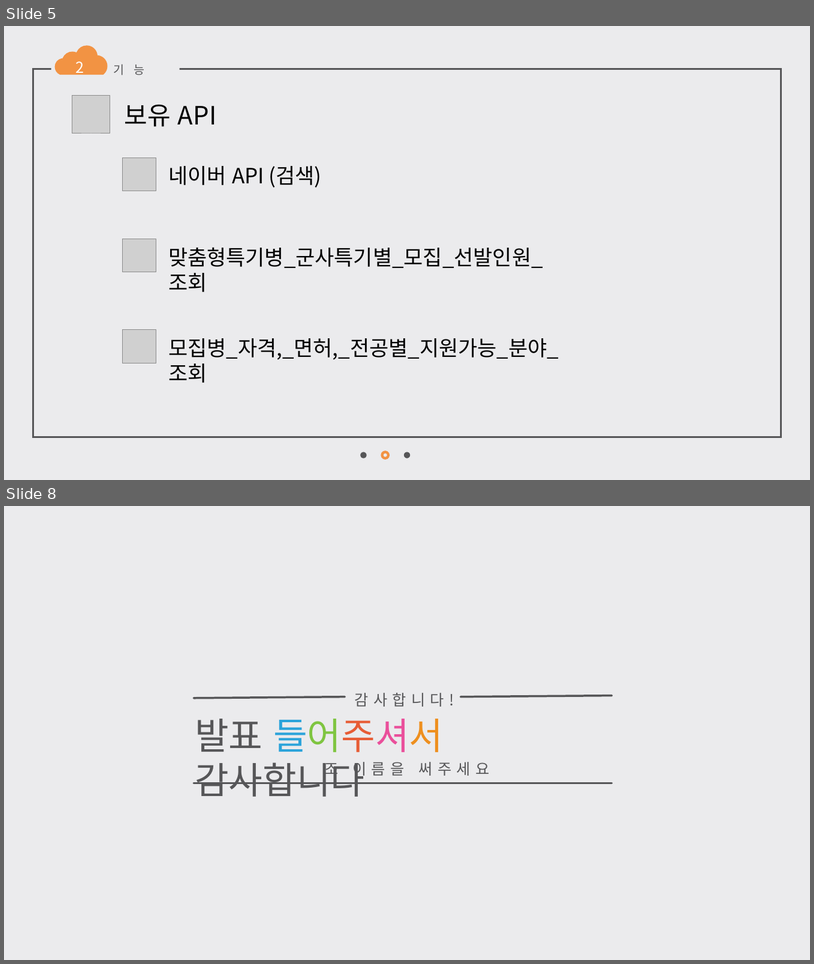
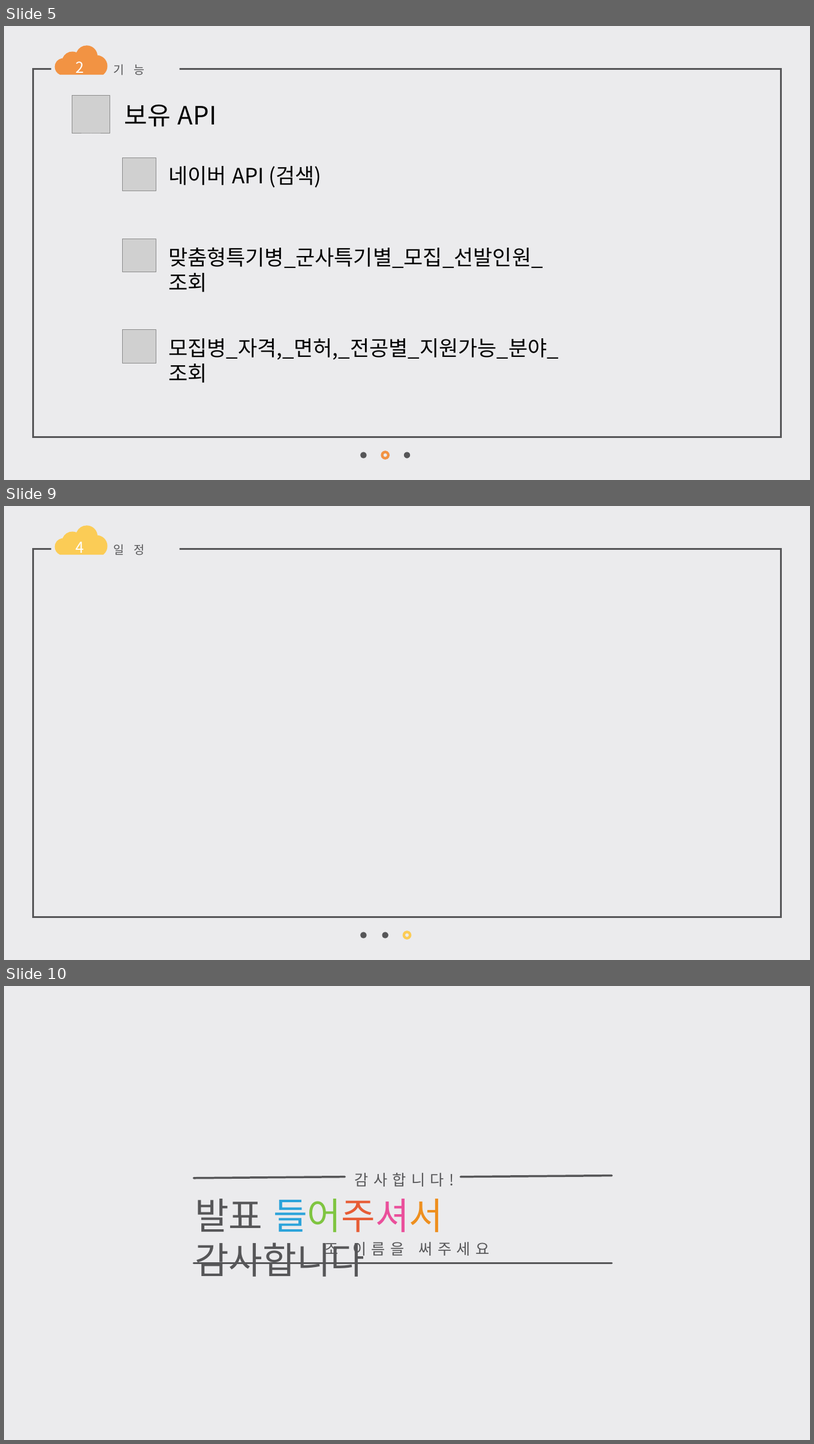
Before and after one commit to dyos1995/Script_1Home, a slide deck: 발표 자료/3차 발표/[스크립트] 2014182004 권오성 과제3.pptx. Shown one above the other, each under a label of ours: slides 5 and 8 before the commit, slides 5, 9 and 10 after it; the slides between them are not shown. The pictures are 814x964 and 814x1444 pixels, drawn with LibreOffice and Linux fonts; fonts in the diff are those of the drawing; grey boxes stand for pictures. Boxes give left, top, right and bottom in pixels: in the first picture for what was removed or moved away, otherwise in the second. Text is boxed around its words. In the diff, an @@ line names an element or a change of style, - is before the commit and + after.

```diff
--- a/발표 자료/3차 발표/[스크립트] 2014182004 권오성 과제3.pptx
+++ b/발표 자료/3차 발표/[스크립트] 2014182004 권오성 과제3.pptx
@@ slide 9 added at [4,506,810,960], background #EBEBED @@
@@ rectangle added at [51,540,179,558], fill #EBEBED @@
@@ freeform shape added at [55,525,107,555], fill #FBCC56 @@
@@ text added at [76,541,84,556], 18 pt, text #FFFFFF @@
+4
@@ rectangle added at [33,549,782,918], outline #565658 2 pt @@
@@ text added at [113,544,145,555], 14 pt, text #565658 @@
+일 정
@@ ellipse added at [360,932,366,938], fill #565658 @@
@@ ellipse added at [382,932,388,938], fill #565658 @@
@@ ellipse added at [404,932,410,938], outline #FBCC56 3 pt @@
@@ what was slide 8 is now slide 10 @@
```
Also in this commit, not shown: 3 slides changed, 1 other slide added, 5 other files.
